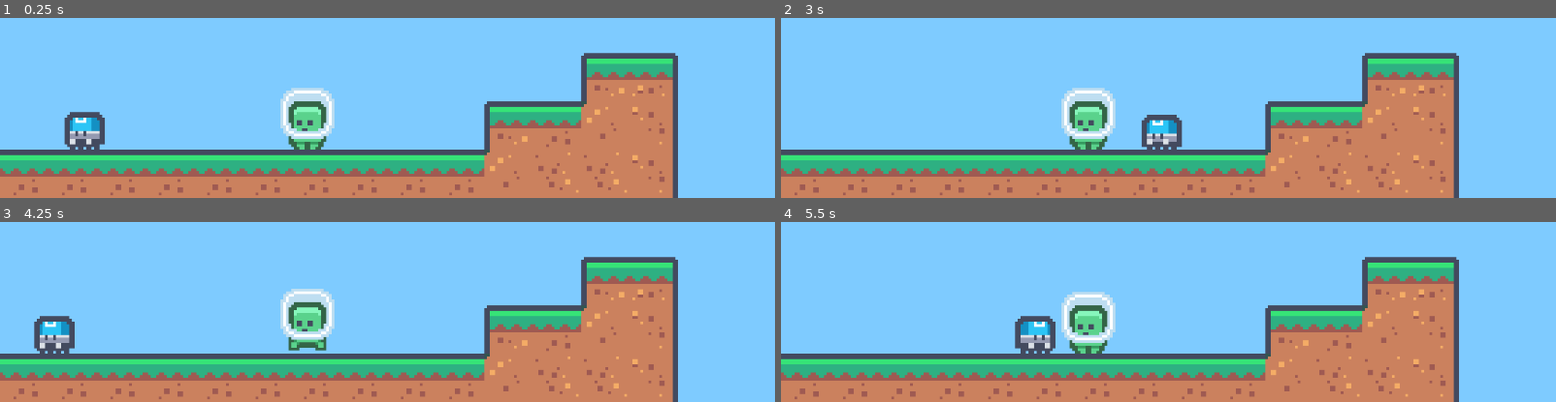
Above: before the commit, frames 1-4 (two rows, left to right).
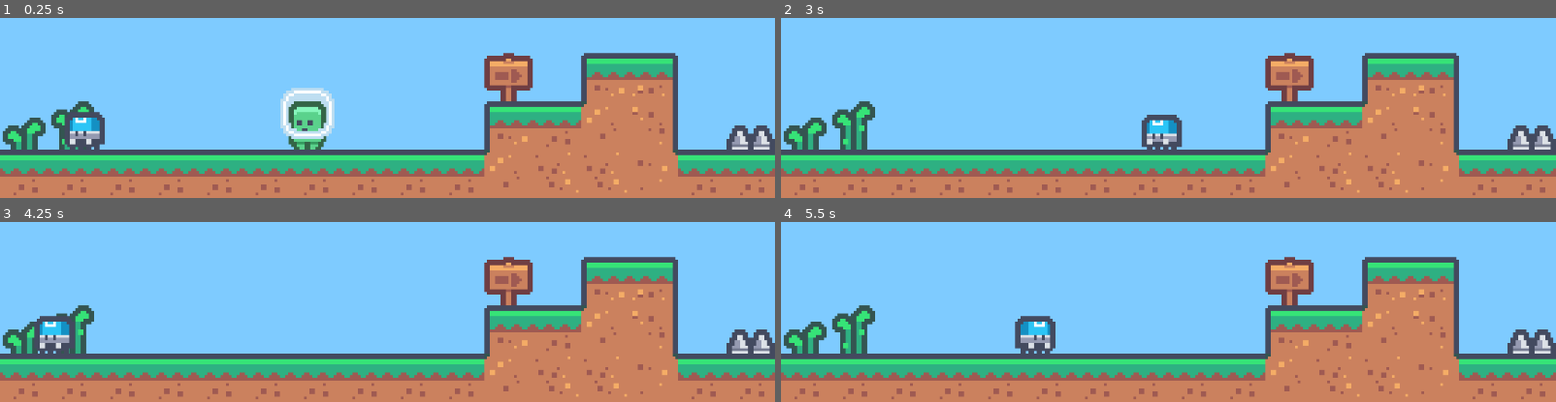
Above: after the commit, the same moments.

Repository: lzxh7/zero-lines
Game: Godot game, scene res://main.tscn
Two runs of this game, one before a commit and one after it. Both use one fixed random seed, a clock stepped at 60 frames per second and the inputs below.
Inputs:
- Up to frame 1 (0.25 s): no input
- Up to frame 2 (3 s): no input
- Up to frame 3 (4.25 s): no input
- Up to frame 4 (5.5 s): no input

The runs differ from the first frame. In frame 1, 6.9% of the frame differs, in the area x 0-100%, y 19-100%; in frame 2, 9.6%; in frame 3, 9.0%; in frame 4, 9.6%.

Commit message:
made a big mess up, commiting to revert changes

Diff:
--- a/main.tscn
+++ b/main.tscn
@@ -699,6 +699,7 @@
 
 [sub_resource type="Animation" id="Animation_v8jb7"]
 length = 0.001
+step = 0.0166667
 tracks/0/type = "value"
 tracks/0/imported = false
 tracks/0/enabled = true
@@ -758,6 +759,46 @@
 "transitions": PackedFloat32Array(1),
 "update": 0,
 "values": [Vector2(0, 0)]
+}
+tracks/5/type = "method"
+tracks/5/imported = false
+tracks/5/enabled = true
+tracks/5/path = NodePath("Resetables")
+tracks/5/interp = 1
+tracks/5/loop_wrap = true
+tracks/5/keys = {
+"times": PackedFloat32Array(0),
+"transitions": PackedFloat32Array(1),
+"values": [{
+"args": [&"show", [], false],
+"method": &"propagate_call"
+}]
+}
+tracks/6/type = "method"
+tracks/6/imported = false
+tracks/6/enabled = true
+tracks/6/path = NodePath("Resetables")
+tracks/6/interp = 1
+tracks/6/loop_wrap = true
+tracks/6/keys = {
+"times": PackedFloat32Array(0),
+"transitions": PackedFloat32Array(1),
+"values": [{
+"args": [&"set_process_mode", [0], true],
+"method": &"propagate_call"
+}]
+}
+tracks/7/type = "value"
+tracks/7/imported = false
+tracks/7/enabled = true
+tracks/7/path = NodePath("Player/Squasher:process_mode")
+tracks/7/interp = 1
+tracks/7/loop_wrap = true
+tracks/7/keys = {
+"times": PackedFloat32Array(0),
+"transitions": PackedFloat32Array(1),
+"update": 1,
+"values": [0]
 }
 
 [sub_resource type="Animation" id="Animation_4illw"]
@@ -818,6 +859,18 @@
 "method": &"add_constant_central_force"
 }]
 }
+tracks/4/type = "value"
+tracks/4/imported = false
+tracks/4/enabled = true
+tracks/4/path = NodePath("Player/Squasher:process_mode")
+tracks/4/interp = 1
+tracks/4/loop_wrap = true
+tracks/4/keys = {
+"times": PackedFloat32Array(0),
+"transitions": PackedFloat32Array(1),
+"update": 1,
+"values": [4]
+}
 
 [sub_resource type="AnimationLibrary" id="AnimationLibrary_2g5x2"]
 _data = {
@@ -835,15 +888,12 @@
 scale = Vector2(4, 4)
 tile_set = SubResource("TileSet_2fnnd")
 format = 2
-layer_0/tile_data = PackedInt32Array(2162718, 131072, 0, 216 …(1075 unchanged characters)… , 196608, 1, 458765, 196608, 6, 524301, 196608, 6, 589837, 196608, 7, 393214, 65536, 6, 327678, 65536, 6, 262142, 65536, 6, 196606, 65536, 1)
+layer_0/tile_data = PackedInt32Array(2162718, 131072, 0, 216 …(1075 unchanged characters)… , 196608, 1, 458765, 196608, 6, 524301, 262144, 1, 589837, 131072, 7, 393214, 65536, 6, 327678, 65536, 6, 262142, 65536, 6, 196606, 65536, 1, 393226, 327680, 4, 458752, 262144, 6, 458753, 327680, 6, 524302, 131072, 1, 524303, 131072, 1, 524304, 196608, 6, 458768, 0, 6, 393232, 0, 1, 589838, 131072, 7, 589839, 131072, 7, 589840, 196608, 7, 458767, 524288, 3)
 
 [node name="Player" parent="World" instance=ExtResource("1_ou0uc")]
 position = Vector2(457, 528)
 collision_mask = 3
 constant_force = Vector2(0, 0)
-
-[node name="Timer" parent="World/Player/EnemyDetection" index="1"]
-one_shot = true
 
 [node name="Camera2D" type="Camera2D" parent="World/Player"]
 limit_left = 0
@@ -866,7 +916,9 @@
 offset_bottom = 1228.0
 color = Color(0.493063, 0.796654, 1, 1)
 
-[node name="Enemy" parent="World" instance=ExtResource("3_f3hby")]
+[node name="Resetables" type="Node2D" parent="World"]
+
+[node name="Enemy" parent="World/Resetables" instance=ExtResource("3_f3hby")]
 position = Vector2(167, 543)
 
 [node name="StaticBody2D" type="RigidBody2D" parent="World"]
@@ -878,6 +930,7 @@
 shape = SubResource("WorldBoundaryShape2D_ygyig")
 
 [node name="ResetGame" type="AnimationPlayer" parent="World"]
+process_mode = 3
 libraries = {
 "": SubResource("AnimationLibrary_2g5x2")
 }
